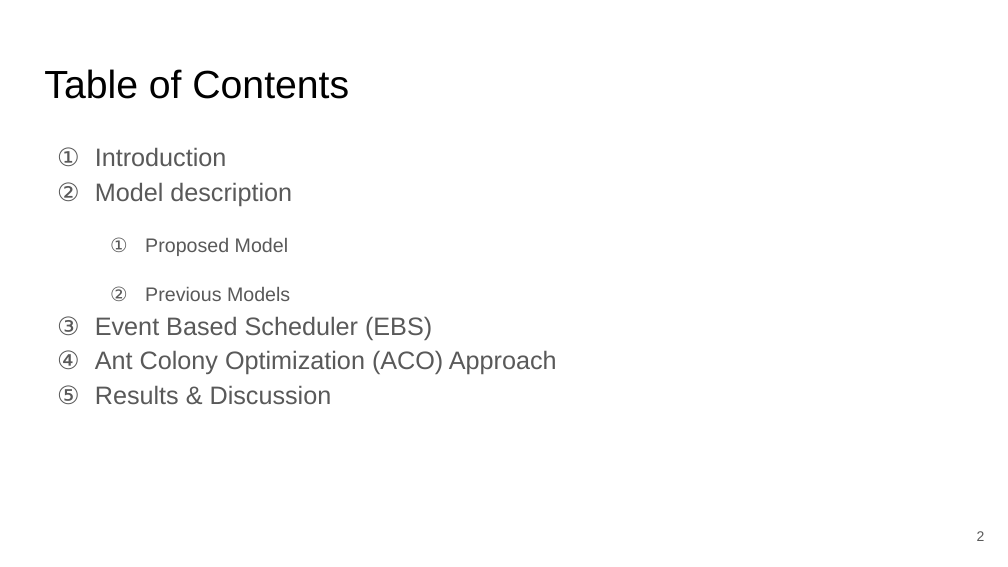
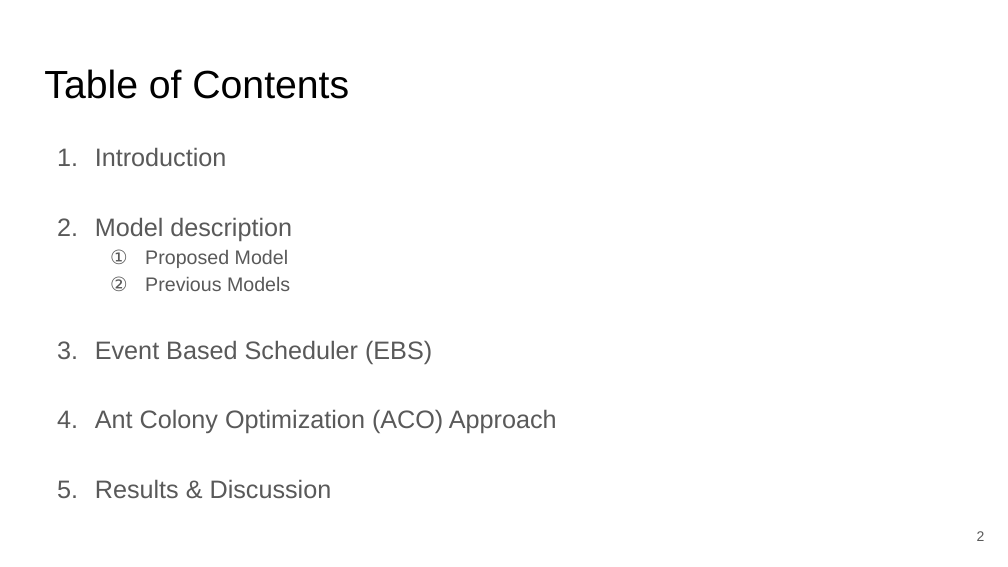
Before and after one commit to hhosu107/SBSE, a slide deck: slide 2 of Courseworks/Paper Reading Slide preparation/Ant Colony Optimization for SW Project Scheduling and Staffing with an Event-Based Scheduler.pptx. Drawn at 1008x567 pixels with LibreOffice and Linux fonts; fonts in the diff are those of the drawing. Boxes give left, top, right and bottom in pixels: in the first picture for what was removed or moved away, otherwise in the second. Text is boxed around its words. In the diff, an @@ line names an element or a change of style, - is before the commit and + after.

```diff
--- a/Courseworks/Paper Reading Slide preparation/Ant Colony Optimization for SW Project Scheduling and Staffing with an Event-Based Scheduler.pptx
+++ b/Courseworks/Paper Reading Slide preparation/Ant Colony Optimization for SW Project Scheduling and Staffing with an Event-Based Scheduler.pptx
@@ text "Introduction" at bbox=[95, 147, 557, 498]: bullet circleNumDbPlain to 1.; line spacing 1.15 to 1.14; less space between paragraphs @@
```
Also in this commit, not shown: 3 other slides changed, 12 slides added, 7 slides removed, 1 other file.
